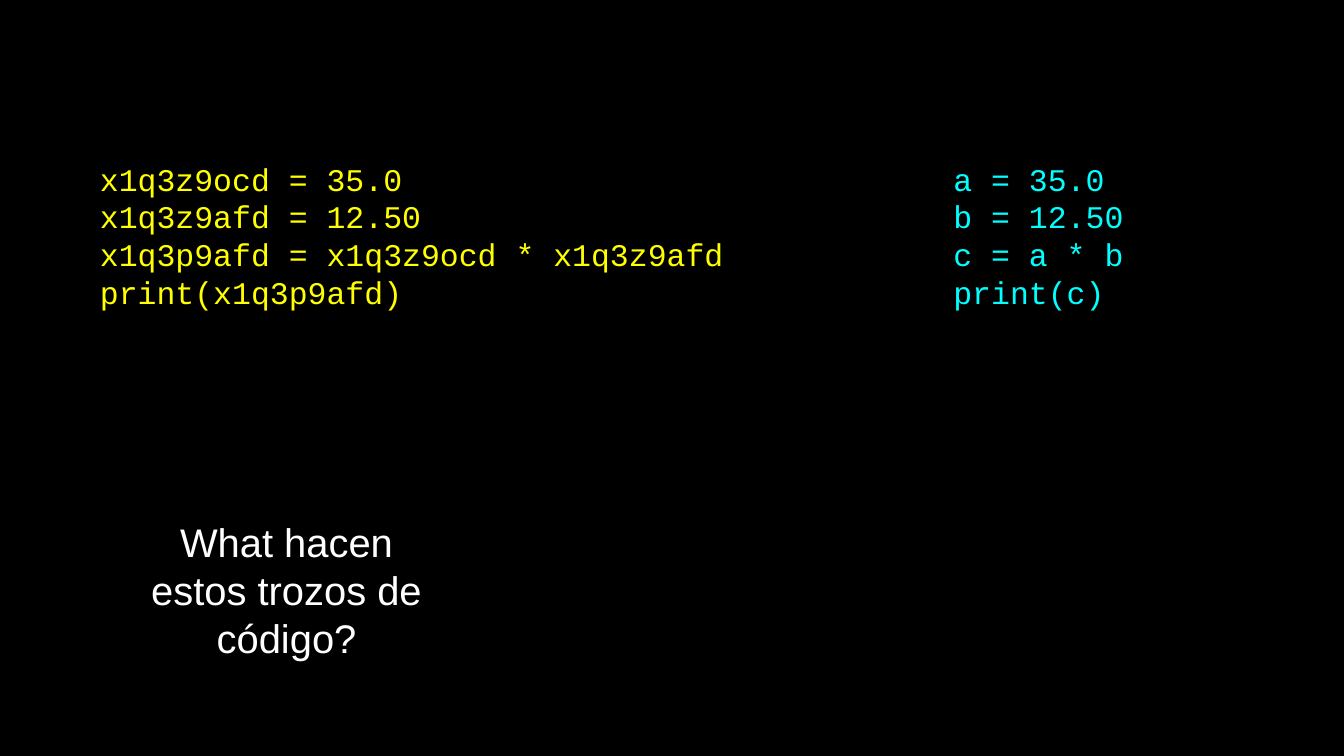
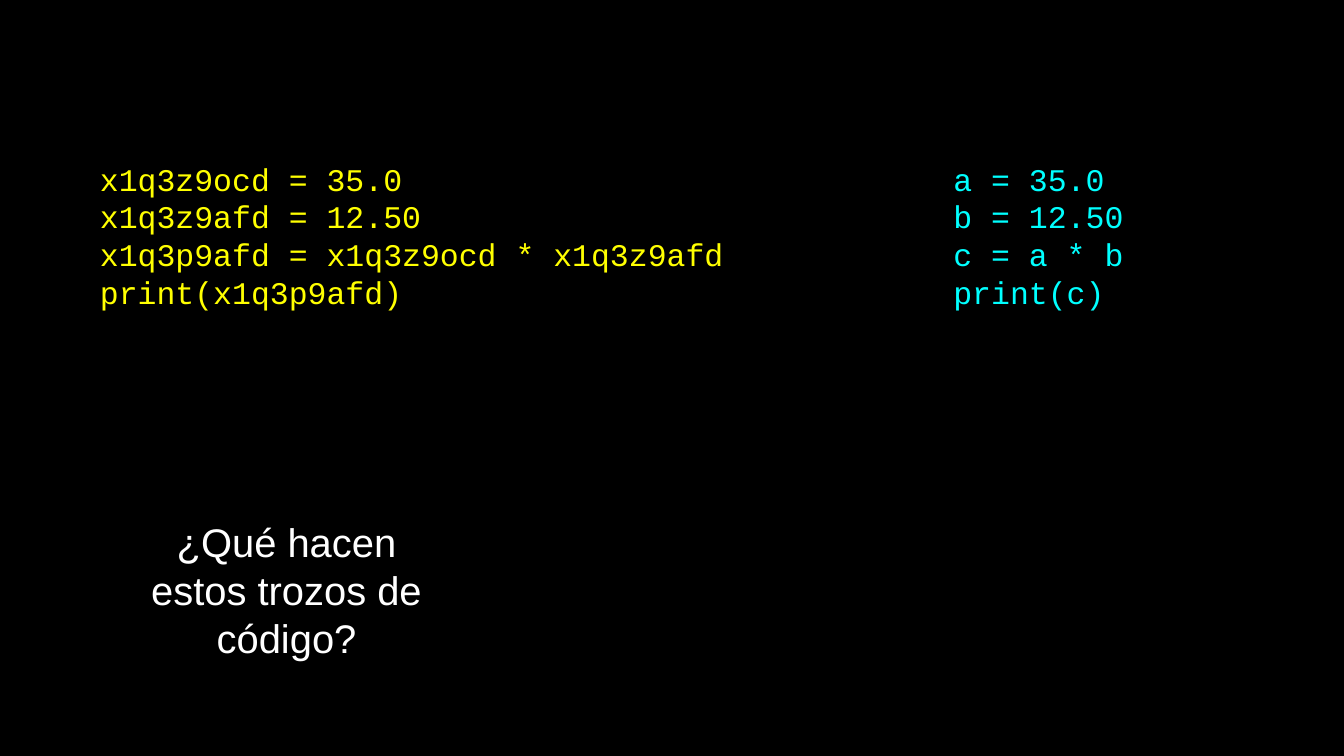
Before and after one commit to mentecatoDev/presentaciones, a slide deck: slide 9 of 02-Expresiones.odp. Drawn at 1344x756 pixels with LibreOffice and Linux fonts; fonts in the diff are those of the drawing. Boxes give left, top, right and bottom in pixels: in the first picture for what was removed or moved away, otherwise in the second. Text is boxed around its words. In the diff, an @@ line names an element or a change of style, - is before the commit and + after.

```diff
--- a/02-Expresiones.odp
+++ b/02-Expresiones.odp
@@ text at (151,527,421,661): text changed @@
-What hacen estos trozos de código?
+¿Qué hacen estos trozos de código?
```
Also in this commit, not shown: 4 other slides changed, 4 other files.
